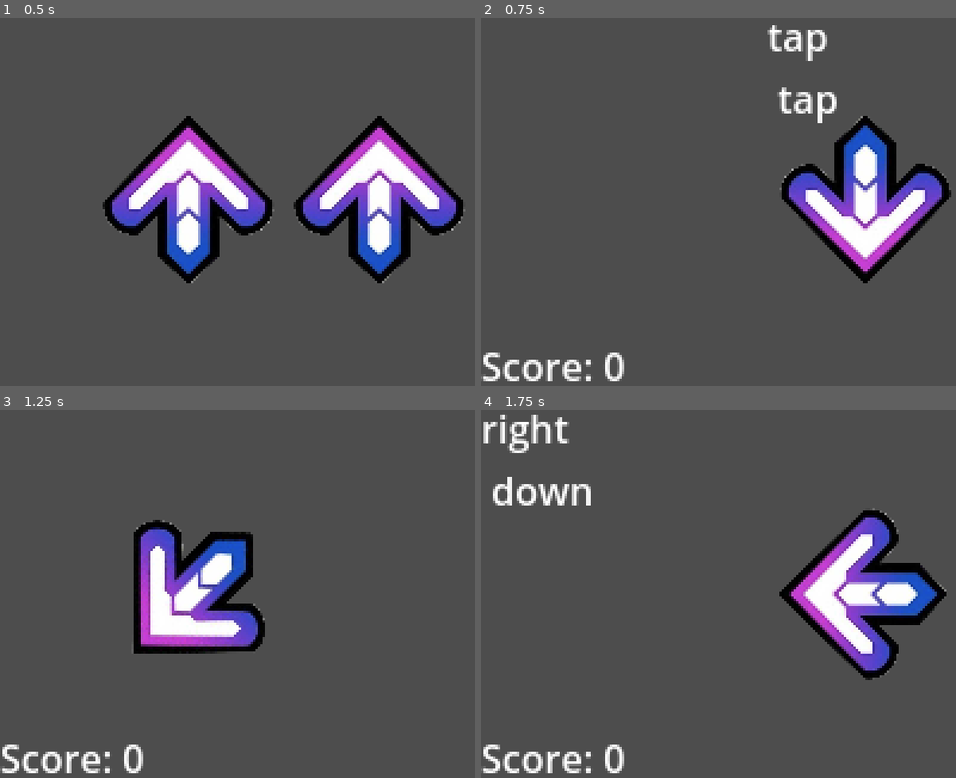
Above: before the commit, frames 1-4 (two rows, left to right).
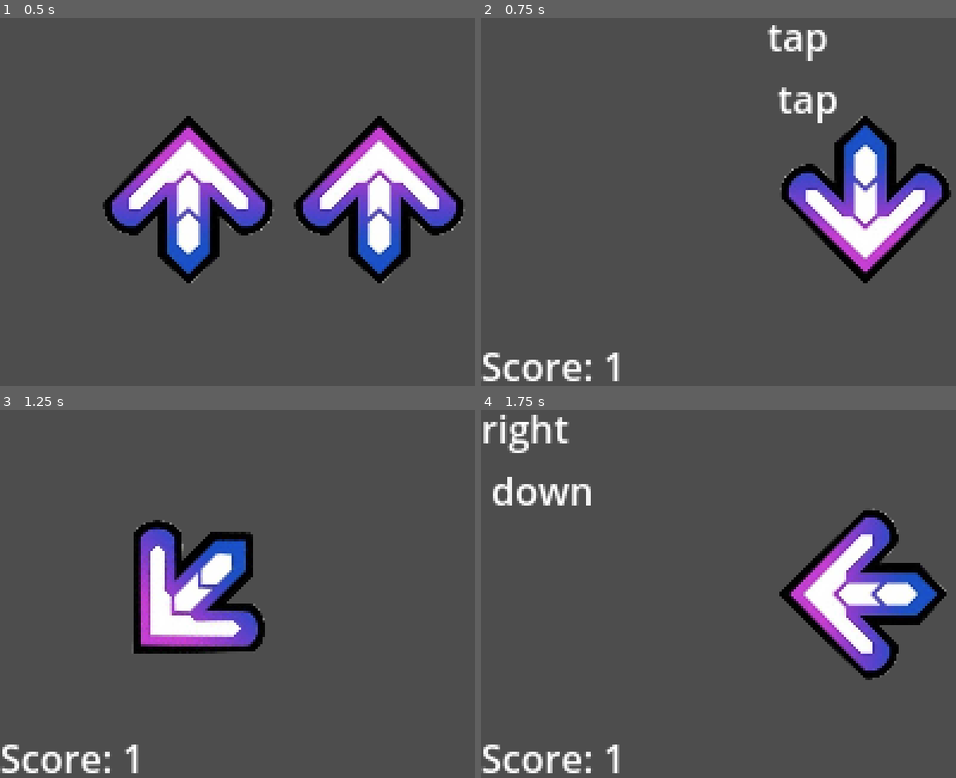
Above: after the commit, the same moments.

Repository: deleff/Mobile-Rhythm-Game
Game: Godot game, scene res://mainGame/MainGame.tscn
Two runs of this game, one before a commit and one after it. Both use one fixed random seed, a clock stepped at 60 frames per second and the inputs below.
Inputs (mouse positions are in pixels of both pictures, inside the frame that each line leads up to):
- Up to frame 1 (0.5 s): no input
- Up to frame 2 (0.75 s): tap Enter at 0.5 s; move the mouse to (894, 179) at 0.52 s; click (894, 179) at 0.67 s
- Up to frame 3 (1.25 s): no input
- Up to frame 4 (1.75 s): drag from (652, 612) to (737, 667) at 1.27 s

Frame 1 is identical in both runs. In frame 2, 0.2% of the frame differs, in the area x 26-31%, y 90-99%; in frame 3, 0.2%; in frame 4, 0.2%.

Commit message:
score AFTER input

Diff:
--- a/mainGame/MainGame.gd
+++ b/mainGame/MainGame.gd
@@ -27,6 +27,10 @@
 	$ArrowSpriteRight2D.global_position.y = (get_viewport_rect().size.y / 2)
 
 func _on_beat_timer_timeout():
+	## Get player input from last turn
+	if arrowLeftX == PersistentData.leftX and arrowLeftY == PersistentData.leftY and arrowRightX == PersistentData.rightX and arrowRightY == PersistentData.rightY:
+		PersistentData.playerScore += 1
+
 	## Reset player input
 	$Controller.reset_controller_positions()
 
@@ -115,9 +119,6 @@
 	print("Controller left: ", PersistentData.leftX, ", ", PersistentData.leftY)
 	print("Controller right: ", PersistentData.rightX, ", ", PersistentData.rightY)
 
-	if arrowLeftX == PersistentData.leftX and arrowLeftY == PersistentData.leftY and arrowRightX == PersistentData.rightX and arrowRightY == PersistentData.rightY:
-		PersistentData.playerScore += 1
-
 	## Display the score
 	$ScoreLabel.text = "Score: {playerScore}".format({"playerScore":PersistentData.playerScore})
 
--- a/project.godot
+++ b/project.godot
@@ -25,6 +25,7 @@
 window/size/viewport_height=160
 window/size/window_width_override=960
 window/size/window_height_override=640
+window/handheld/orientation=4
 window/stretch/mode="viewport"
 
 [input_devices]
